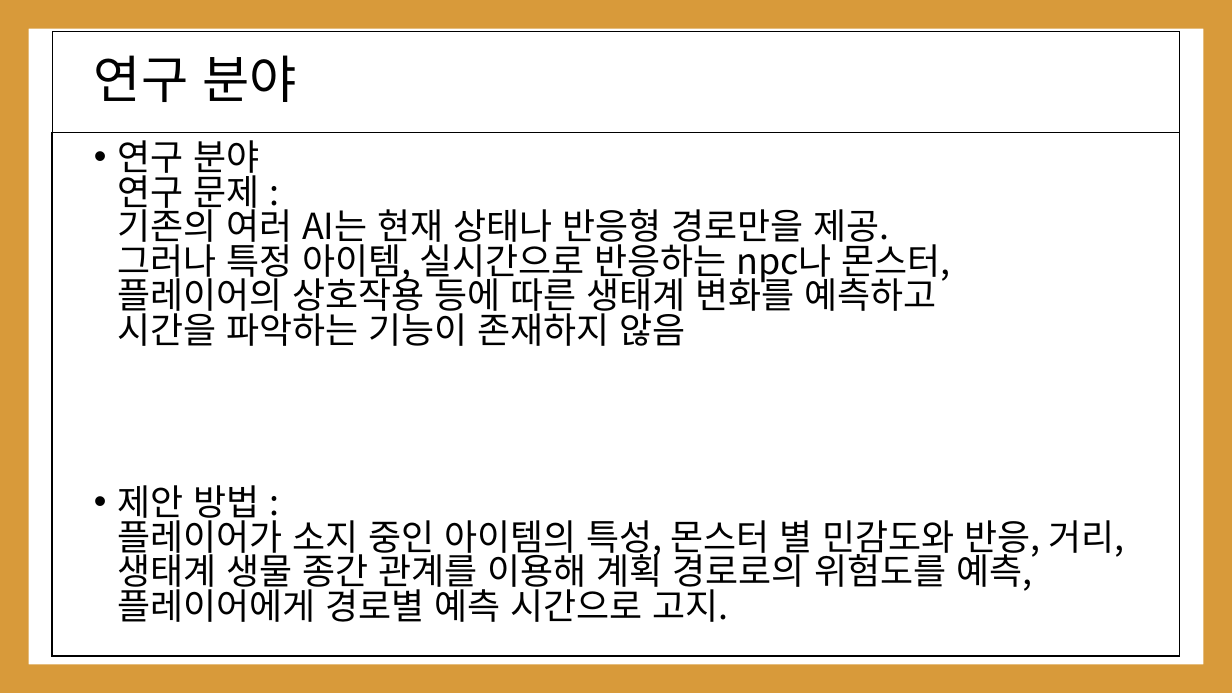
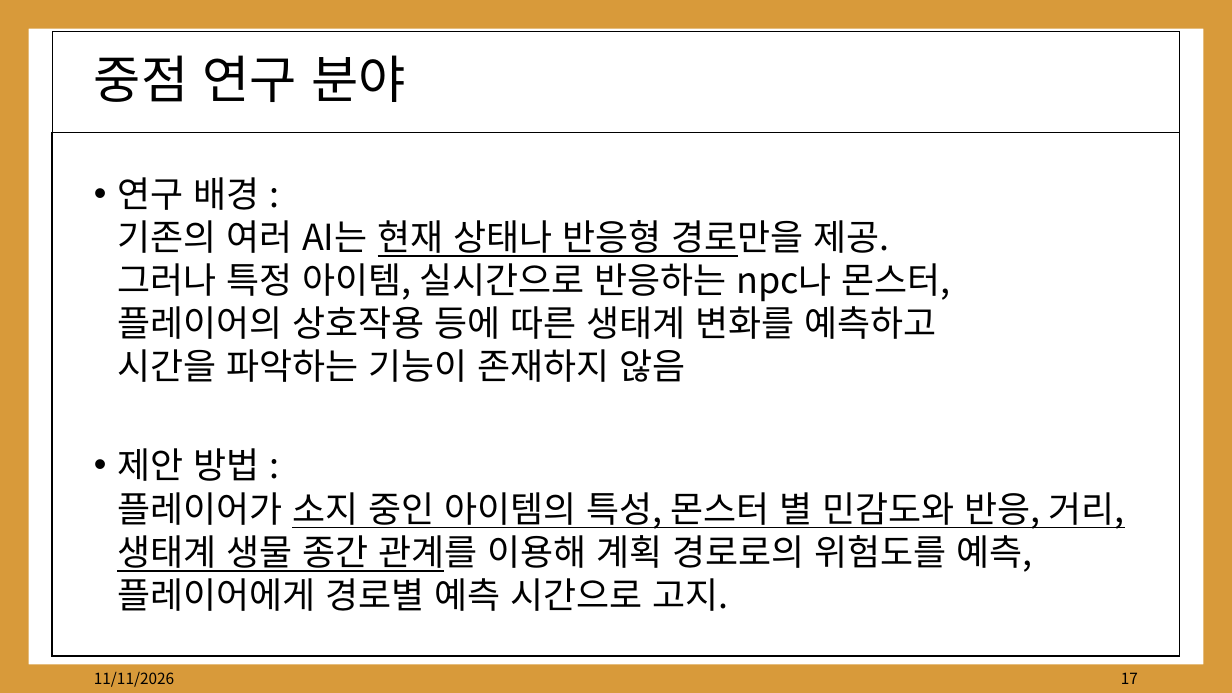
Before and after one commit to kwakyerin/2026_Graduation_Project, a slide deck: slide 17 of documents/HyunahKwon/01_works/01_designing/03_for_pt_professor/3차_배트와달트_정식제안서.pptx (slide 14 before the commit). Drawn at 1232x693 pixels with LibreOffice and Linux fonts; fonts in the diff are those of the drawing. Boxes give left, top, right and bottom in pixels: in the first picture for what was removed or moved away, otherwise in the second. Text is boxed around its words. In the diff, an @@ line names an element or a change of style, - is before the commit and + after.

Commit message:
제출 제안서 작성 중 60%
일부 회의 필요

```diff
--- a/documents/HyunahKwon/01_works/01_designing/03_for_pt_professor/3차_배트와달트_정식제안서.pptx
+++ b/documents/HyunahKwon/01_works/01_designing/03_for_pt_professor/3차_배트와달트_정식제안서.pptx
@@ title at (94, 55, 405, 102): text changed @@
-연구 분야
+중점 연구 분야
@@ text "연구 배경 : 기존의 여러 ..." at (117, 177, 1125, 611): vertical alignment top to middle @@
@@ text at (117, 177, 951, 382): text changed @@
-• 연구 분야
-  연구 문제 :
-  기존의 여러 AI는 현재 상태나 반응형 경로만을 제공.
-  그러나 특정 아이템, 실시간으로 반응하는 npc나 몬스터,
-  플레이어의 상호작용 등에 따른 생태계 변화를 예측하고
-  시간을 파악하는 기능이 존재하지 않음
+• 연구 배경 :
+  기존의 여러 AI는 현재 상태나 반응형 경로만을 제공.
+  그러나 특정 아이템, 실시간으로 반응하는 npc나 몬스터,
+  플레이어의 상호작용 등에 따른 생태계 변화를 예측하고
+  시간을 파악하는 기능이 존재하지 않음
@@ text at (117, 448, 1125, 611): underline on in "소지 중인 아이템의 특성, 몬스터 별 민감도와 ..."; line spacing 0.8 to 1 @@
@@ text added at (94, 672, 174, 687), 12 pt, text #000000 @@
+11/11/2026
@@ page number added at (1121, 672, 1138, 684), 12 pt, text #000000 @@
+17
```
Also in this commit, not shown: 16 other slides changed, 3 slides added, 2 slides removed, 1 other file.
